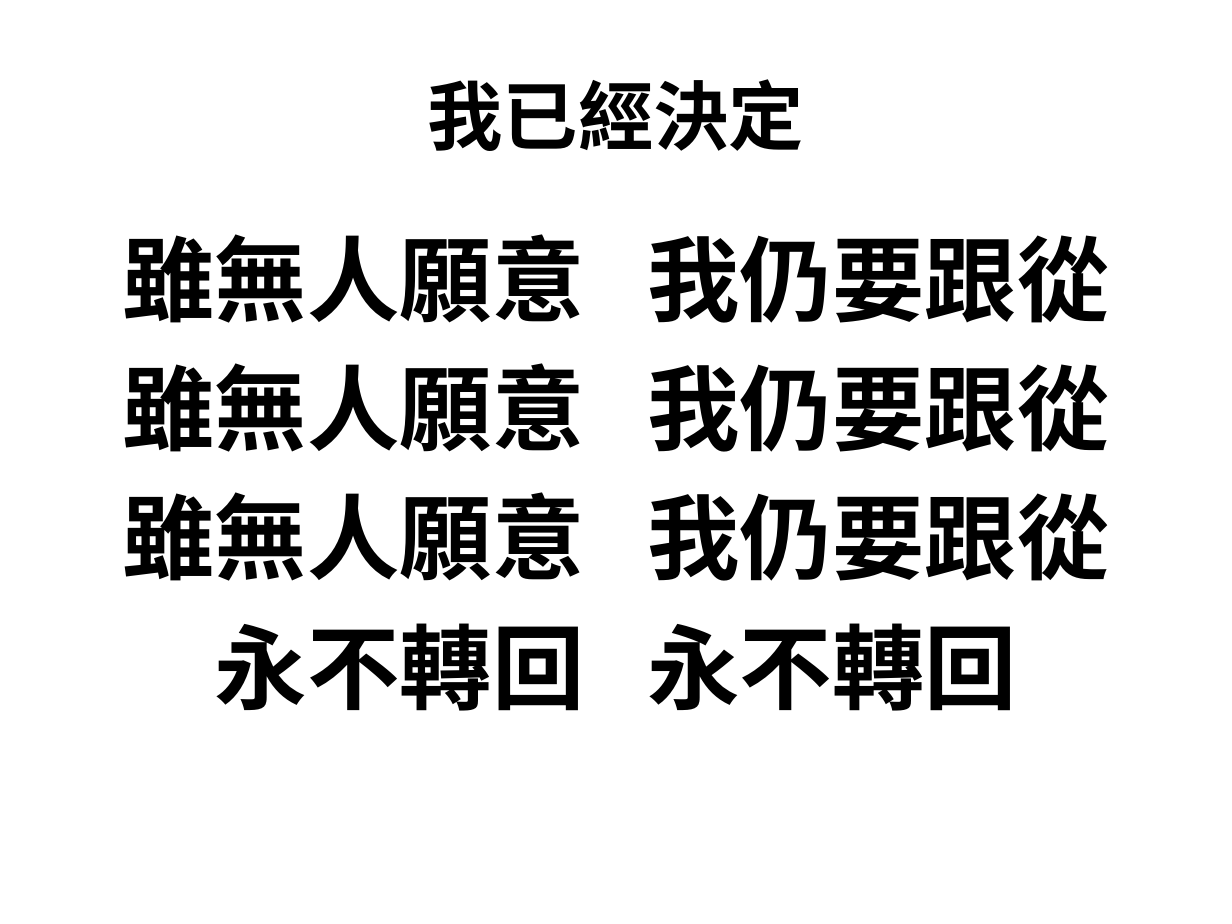
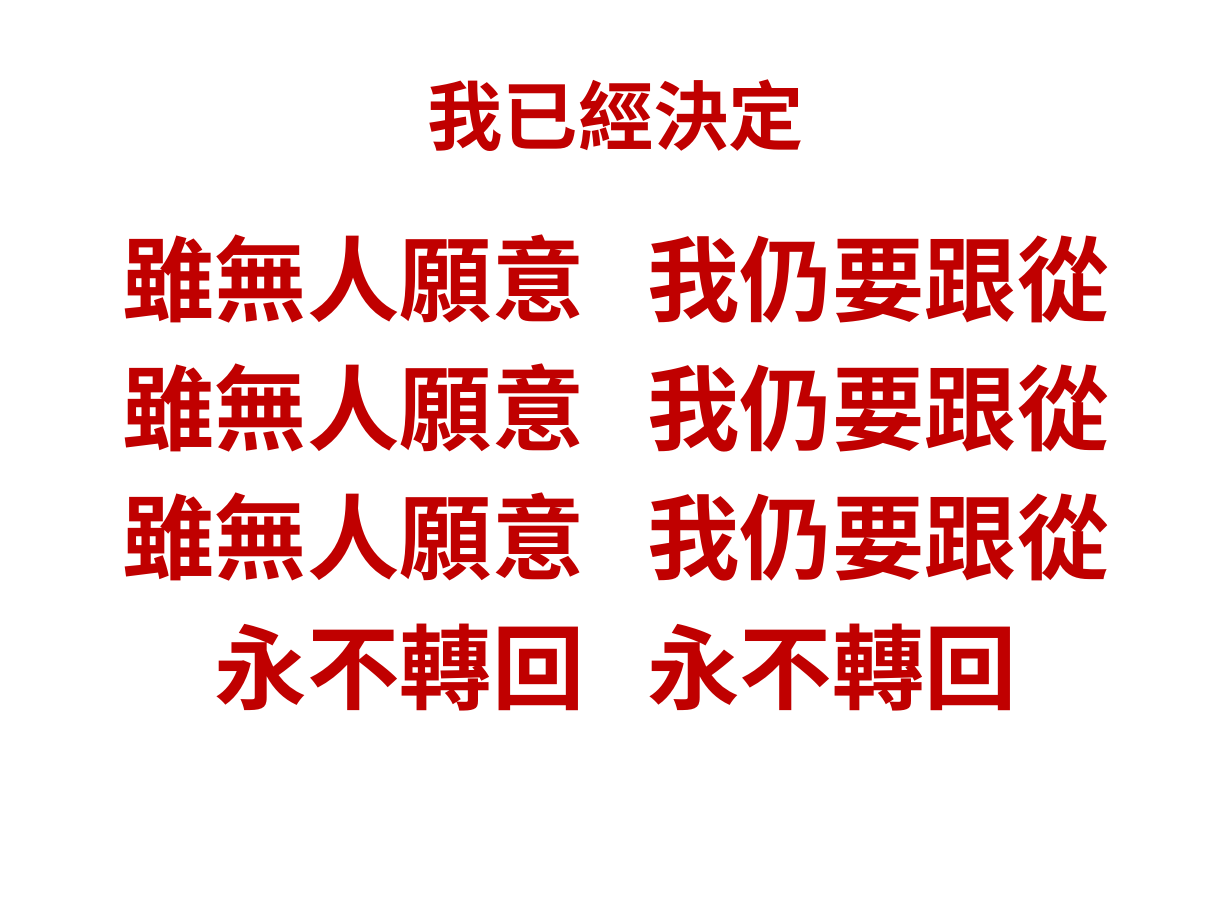
Before and after one commit to batisuoc/bible-school, a slide deck: slide 20 of 2019/1月.pptx. Drawn at 1232x924 pixels with LibreOffice and Linux fonts; fonts in the diff are those of the drawing; background and template pictures are left out. Boxes give left, top, right and bottom in pixels: in the first picture for what was removed or moved away, otherwise in the second. Text is boxed around its words. In the diff, an @@ line names an element or a change of style, - is before the commit and + after.

Commit message:
Update 13/01

```diff
--- a/2019/1月.pptx
+++ b/2019/1月.pptx
@@ text "我已經決定" at (x1=428, y1=79, x2=804, y2=151): text colour #000000 to #C00000 @@
@@ text "雖無人願意 我仍要跟從" at (x1=123, y1=234, x2=1109, y2=711): text colour #000000 to #C00000 @@
```
Also in this commit, not shown: 2 other slides changed.
